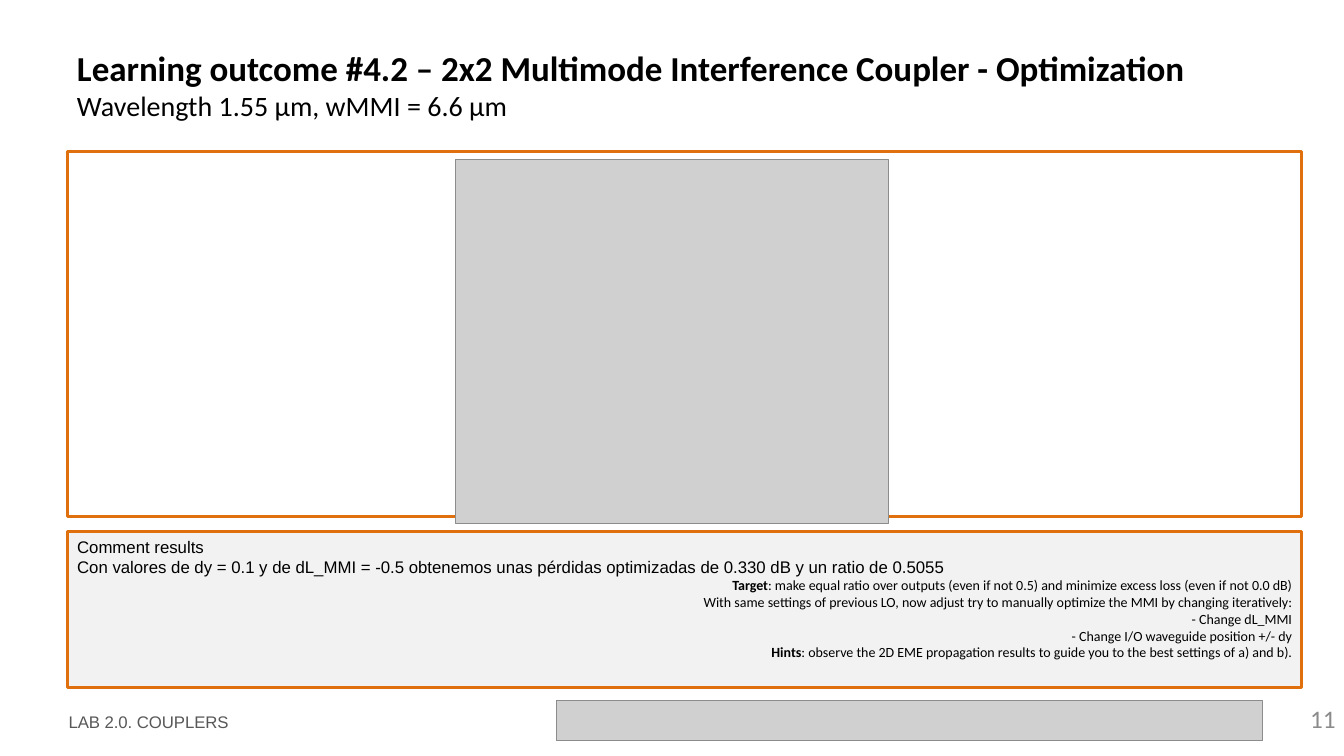
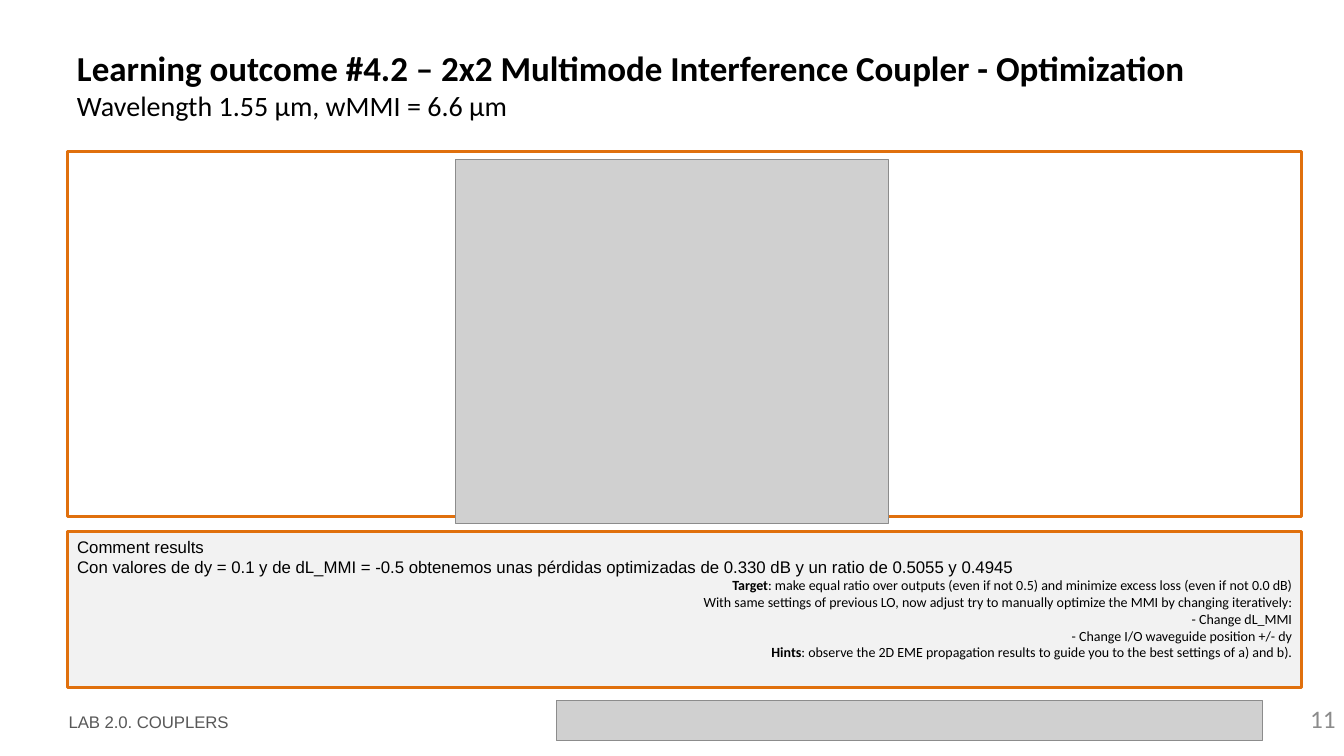
Before and after one commit to davidalcarria/pic-upv-lab2, a slide deck: slide 11 of LabBook_20.pptx. Drawn at 1344x756 pixels with LibreOffice and Linux fonts; fonts in the diff are those of the drawing; grey boxes stand for pictures; background and template pictures are left out. Boxes give left, top, right and bottom in pixels: in the first picture for what was removed or moved away, otherwise in the second. Text is boxed around its words. In the diff, an @@ line names an element or a change of style, - is before the commit and + after.

```diff
--- a/LabBook_20.pptx
+++ b/LabBook_20.pptx
@@ text in rectangle at (x1=77, y1=560, x2=1013, y2=577): text changed @@
-Con valores de dy = 0.1 y de dL_MMI = -0.5 obtenemos unas pérdidas optimizadas de 0.330 dB y un ratio de 0.5055
+Con valores de dy = 0.1 y de dL_MMI = -0.5 obtenemos unas pérdidas optimizadas de 0.330 dB y un ratio de 0.5055 y 0.4945
```
Also in this commit, not shown: 5 other slides changed.
